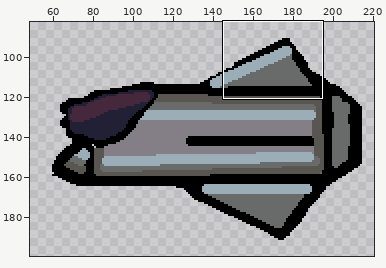
Edited in one commit: pixel-art file (Assets/Sprites/space debris.aseprite). The first picture is a wide view before the edit; the outline marks the close-up.
Close-up. As it was:
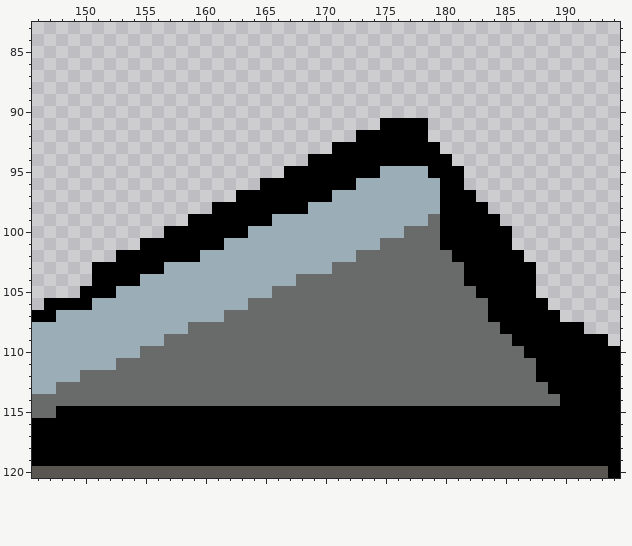
256x256 pixels, 1 frame. Shown: x 146..194, y 83..120. The wide view leaves out empty margins. The commit also changed other parts of the picture, which this record leaves out.
Once edited:
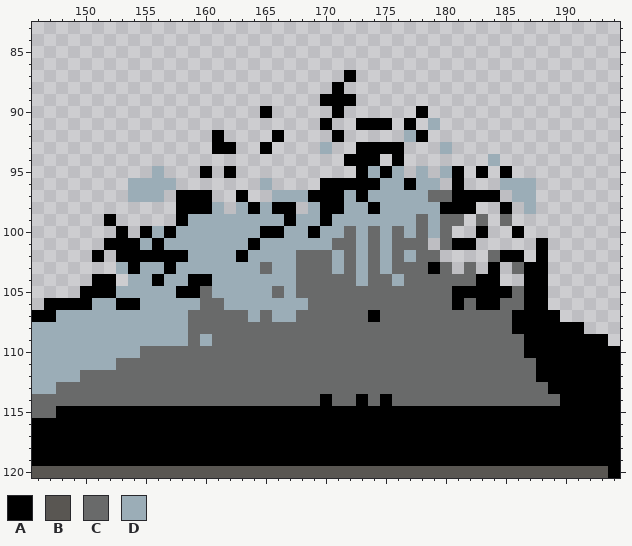
Palette (. is transparent): A #000000  B #595652  C #696a6a  D #9badb7
Difference:
@@ x 146..194 @@
  86 .................................................
- 87 .................................................
- 88 .................................................
- 89 .................................................
- 90 .................................................
- 91 .............................AAAA................
- 92 ...........................AAAAAA................
- 93 .........................AAAAAAAAA...............
- 94 .......................AAAAAAAAAAAA..............
- 95 .....................AAAAAAAADDDDAAA.............
- 96 ...................AAAAAAAADDDDDDDAA.............
- 97 .................AAAAAAAADDDDDDDDDAAA............
- 98 ...............AAAAAAAADDDDDDDDDDDAAAA...........
- 99 .............AAAAAAADDDDDDDDDDDDDCAAAAA..........
-100 ...........AAAAAAADDDDDDDDDDDDDCCCAAAAAA.........
-101 .........AAAAAAADDDDDDDDDDDDDCCCCCAAAAAA.........
-102 .......AAAAAAADDDDDDDDDDDDDCCCCCCCCAAAAAA........
-103 .....AAAAAADDDDDDDDDDDDDDCCCCCCCCCCCAAAAAA.......
-104 .....AAAADDDDDDDDDDDDDCCCCCCCCCCCCCCAAAAAA.......
-105 ....AAADDDDDDDDDDDDDCCCCCCCCCCCCCCCCCAAAAA.......
-106 .AAAADDDDDDDDDDDDDCCCCCCCCCCCCCCCCCCCCAAAAA......
-107 AADDDDDDDDDDDDDDCCCCCCCCCCCCCCCCCCCCCCAAAAAA.....
-108 DDDDDDDDDDDDDCCCCCCCCCCCCCCCCCCCCCCCCCCAAAAAAA...
-109 DDDDDDDDDDDCCCCCCCCCCCCCCCCCCCCCCCCCCCCCAAAAAAAA.
+ 87 ..........................A......................
+ 88 .........................A.......................
+ 89 ........................AAA......................
+ 90 ...................A.....A......A................
+ 91 ........................A..AAA.A.D...............
+ 92 ...............A....A....A.....DA................
+ 93 ...............AA..A....D..AAAA...D..............
+ 94 ..........................AAA.A.......D..........
+ 95 ..........D...A.A..........ADAD.D.DA.A.A.........
+ 96 ........DDDD.......D....AAAAADDADD.A...DDD.......
+ 97 ........DDD.AAA..A..DDDAAADADDDDDCCAAAA.DD.......
+ 98 ............AAAD.DADAA.DAADDADDDDDAAA..A.D.......
+ 99 ......A.....ADDDDDDDDADDADDDDDDDCDCC.C.C.........
+100 .......A.ADADDDDDDDAADDADDCDCDCDCDC..A..A........
+101 ......AAADADDDDDDDADDDDDDCCDCDCCC.CAA.....A......
+102 .....A.AAAAAADDDDADDDDCCCDCDCDCDCC....CAA.A......
+103 .......DADDADDDDDDDCDDCCCDCDCDCCCAC.C.A.CAA......
+104 .....AA.DDADDAADDDDDDDCCCCCDCCDCCCCCCAA..AA......
+105 ....AAADDDDDAACDDDDDCDCCCCCCCCCCCCCAAAAACAA......
+106 .AAAADDAADDDDDCCDDDDDDDCCCCCCCCCCCCACAACCAA......
+107 AADDDDDDDDDDDCCCCCDCDDCCCCCCACCCCCCCCCCCAAAA.....
+108 DDDDDDDDDDDDDCCCCCCCCCCCCCCCCCCCCCCCCCCCAAAAAA...
+109 DDDDDDDDDDDDDCDCCCCCCCCCCCCCCCCCCCCCCCCCCAAAAAAA.
 110 DDDDDDDDDCCCCCCCCCCCCCCCCCCCCCCCCCCCCCCCCAAAAAAAA
@@ x 168..177 @@
 113 CCCCCCCCCC
-114 CCCCCCCCCC
+114 CCACCACACC
 115 AAAAAAAAAA
Pixel boxes of the changes (left, top, right, bottom) in both close-ups:
changed: (92, 70, 548, 346)
changed: (320, 394, 392, 406)
